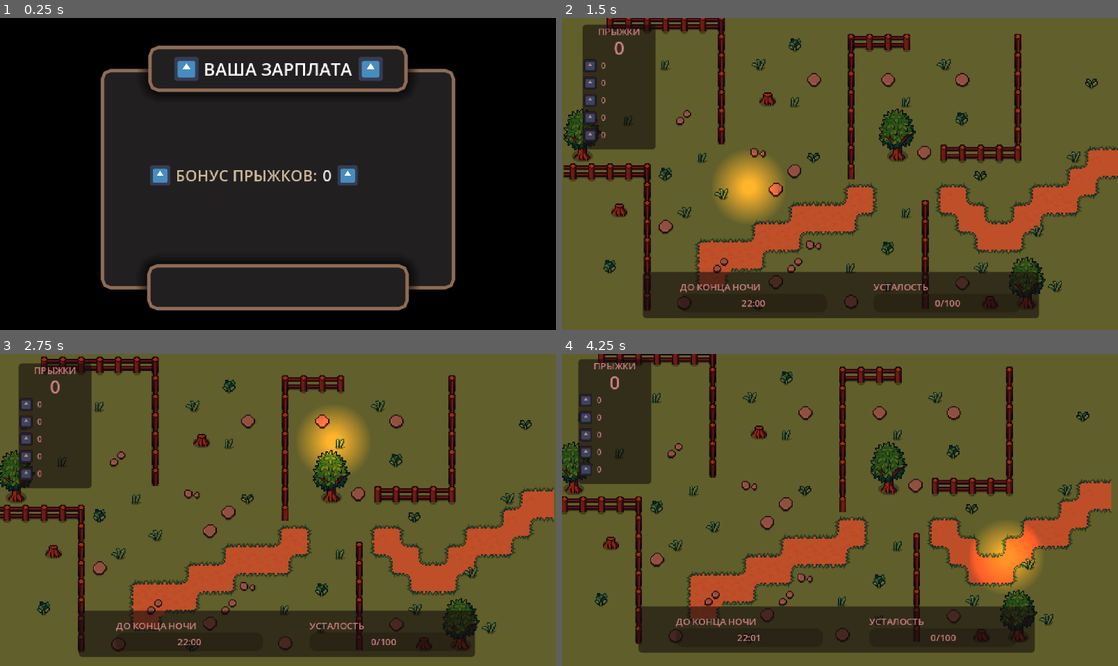
Above: before the commit, frames 1-4 (two rows, left to right).
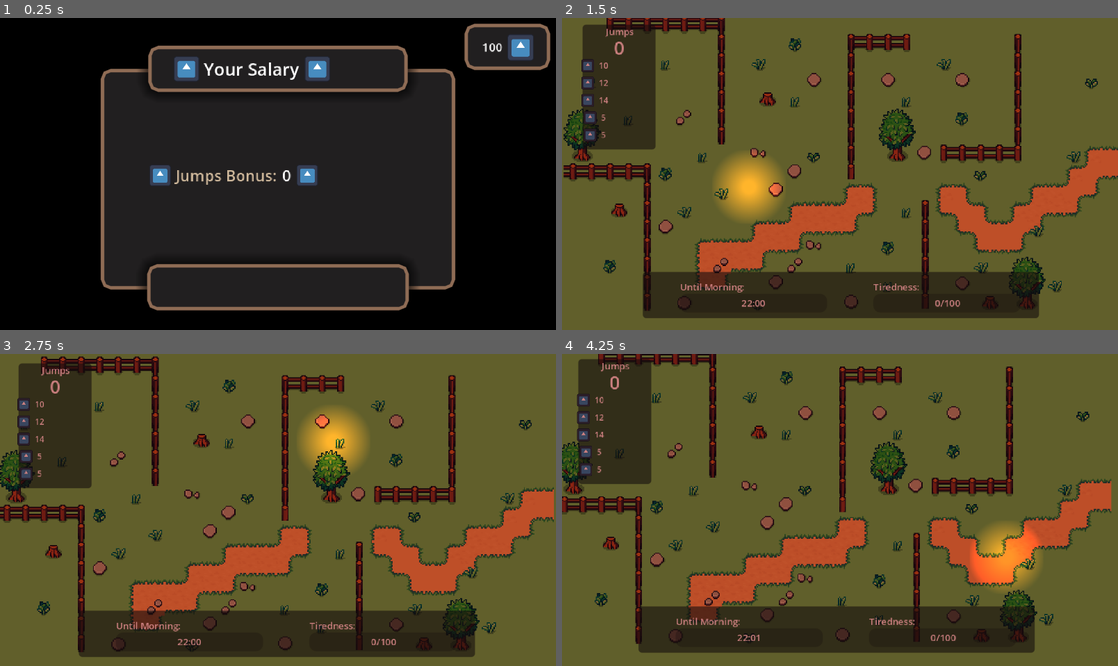
Above: after the commit, the same moments.

Repository: kandlash/Count-The-Sheep
Game: Godot game, scene res://scenes/money_count.tscn
The game is run twice, just before and just after one commit, with the same random seed, the same clock (stepped at 60 frames per second) and the same inputs. This scene is started directly instead of the project's main scene. The engine's default icon, where the game draws it, is replaced by a stand-in: a white triangle on a blue panel in a dark square. Sound files missing from this copy of the repository are replaced by a short silence.
Inputs (mouse positions are in pixels of both pictures, inside the frame that each line leads up to):
- Up to frame 1 (0.25 s): no input
- Up to frame 2 (1.5 s): tap Enter (ui_accept) at 0.5, 0.6, 0.77, 1.07, 1.35 s; move the mouse to (962, 158) at 0.52 s; click (962, 158) at 0.67 s; move the mouse to (728, 189) at 1.27 s; click (728, 189) at 1.42 s
- Up to frame 3 (2.75 s): tap Enter (ui_accept) at 1.52, 1.82, 2.1 s; move the mouse to (333, 441) at 2.02 s; click (333, 441) at 2.17 s
- Up to frame 4 (4.25 s): move the mouse to (812, 572) at 2.77 s; tap Enter (ui_accept) at 2.85, 3.02, 3.32, 3.6, 3.77, 4.07 s; click (812, 572) at 2.92 s; move the mouse to (1006, 556) at 3.52 s; click (1006, 556) at 3.67 s

The runs differ from the first frame. In frame 1, 4.5% of the frame differs, in the area x 31-99%, y 1-54%; in frame 2, 0.7%; in frame 3, 0.7%; in frame 4, 0.7%.

Commit message:
translatiton

Diff:
--- /dev/null
+++ b/assets/translation/lang.csv
@@ -0,0 +1,15 @@
+id,en,ru
+key_play,Play,Играть
+key_settings,Settings,Настройки
+key_jump_bonus,Jumps Bonus:,Бонус прыжков:
+key_common_bonus,Common Bonus:,Бонус обычных:
+key_uncommon_bonus,Uncommon Bonus:,Бонус необычных:
+key_rare_bonus,Rare Bonus:,Бонус редких:
+key_epic_bonus,Epic Bonus:,Бонус эпических:
+key_legend_bonus,Legend Bonus:,Бонус легендарных:
+key_salary,Your Salary,Ваша зарплата
+key_result_salary,Result:,Итого:
+key_night_time_label,Until Morning:,До утра:
+key_tired_label,Tiredness:,Усталость:
+key_jumps_label,Jumps,Прыжки
+key_upgrade_owl_1,Owl I,Сова I
--- a/project.godot
+++ b/project.godot
@@ -34,6 +34,10 @@
 
 sheep=""
 
+[internationalization]
+
+locale/translations=PackedStringArray("res://assets/translation/lang.en.translation", "res://assets/translation/lang.ru.translation")
+
 [physics]
 
 3d/physics_engine="Jolt Physics"
--- a/scenes/money_count.tscn
+++ b/scenes/money_count.tscn
@@ -42,6 +42,9 @@
 [sub_resource type="LabelSettings" id="LabelSettings_46pkb"]
 font_size = 15
 
+[sub_resource type="LabelSettings" id="LabelSettings_0j7l4"]
+font_size = 10
+
 [node name="money_count" type="CanvasLayer" unique_id=966901064]
 script = ExtResource("1_iaony")
 
@@ -95,7 +98,7 @@
 
 [node name="Label" type="Label" parent="Control/Panel2/VBoxContainer/jump_container" unique_id=1088530075]
 layout_mode = 2
-text = "БОНУС ПРЫЖКОВ:"
+text = "key_jump_bonus"
 label_settings = SubResource("LabelSettings_vlaoy")
 
 [node name="jump_label" type="Label" parent="Control/Panel2/VBoxContainer/jump_container" unique_id=106245327]
@@ -118,7 +121,7 @@
 
 [node name="Label" type="Label" parent="Control/Panel2/VBoxContainer/comon_container" unique_id=528125909]
 layout_mode = 2
-text = "БОНУС ЗА ОБЫЧНЫХ:"
+text = "key_common_bonus"
 label_settings = SubResource("LabelSettings_vlaoy")
 
 [node name="common_label" type="Label" parent="Control/Panel2/VBoxContainer/comon_container" unique_id=2131423063]
@@ -141,7 +144,7 @@
 
 [node name="Label" type="Label" parent="Control/Panel2/VBoxContainer/uncomon_container" unique_id=1499821594]
 layout_mode = 2
-text = "БОНУС ЗА НЕОБЫЧНЫХ:"
+text = "key_uncommon_bonus"
 label_settings = SubResource("LabelSettings_vlaoy")
 
 [node name="uncomon_label" type="Label" parent="Control/Panel2/VBoxContainer/uncomon_container" unique_id=1412148004]
@@ -164,7 +167,7 @@
 
 [node name="Label" type="Label" parent="Control/Panel2/VBoxContainer/rare_container" unique_id=1966972663]
 layout_mode = 2
-text = "БОНУС ЗА РЕДКИХ:"
+text = "key_rare_bonus"
 label_settings = SubResource("LabelSettings_vlaoy")
 
 [node name="rare_label" type="Label" parent="Control/Panel2/VBoxContainer/rare_container" unique_id=1933172955]
@@ -187,7 +190,7 @@
 
 [node name="Label" type="Label" parent="Control/Panel2/VBoxContainer/epic_container" unique_id=857934552]
 layout_mode = 2
-text = "БОНУС ЗА ЭПИЧЕСКИХ:"
+text = "key_epic_bonus"
 label_settings = SubResource("LabelSettings_vlaoy")
 
 [node name="epic_label" type="Label" parent="Control/Panel2/VBoxContainer/epic_container" unique_id=1955926448]
@@ -210,7 +213,7 @@
 
 [node name="Label" type="Label" parent="Control/Panel2/VBoxContainer/legendary_container" unique_id=552953470]
 layout_mode = 2
-text = "БОНУС ЗА ЛЕГЕНДАРНЫХ:"
+text = "key_legend_bonus"
 label_settings = SubResource("LabelSettings_vlaoy")
 
 [node name="legendary_label" type="Label" parent="Control/Panel2/VBoxContainer/legendary_container" unique_id=1213265033]
@@ -253,7 +256,7 @@
 
 [node name="Label" type="Label" parent="Control/Panel2/Panel/result_container" unique_id=832334380]
 layout_mode = 2
-text = "ИТОГО:"
+text = "key_result_salary"
 label_settings = SubResource("LabelSettings_iaony")
 
 [node name="result_label" type="Label" parent="Control/Panel2/Panel/result_container" unique_id=1889030765]
@@ -302,10 +305,47 @@
 
 [node name="Label" type="Label" parent="Control/Panel3/HBoxContainer" unique_id=805258904]
 layout_mode = 2
-text = "ВАША ЗАРПЛАТА"
+text = "key_salary"
 label_settings = SubResource("LabelSettings_46pkb")
 
 [node name="TextureRect2" type="TextureRect" parent="Control/Panel3/HBoxContainer" unique_id=1012318002]
 layout_mode = 2
 texture = ExtResource("2_gq3fm")
 expand_mode = 2
+
+[node name="Panel4" type="Panel" parent="Control" unique_id=150797373]
+layout_mode = 1
+anchors_preset = 1
+anchor_left = 1.0
+anchor_right = 1.0
+offset_left = -79.0
+offset_top = 5.0
+offset_right = -5.0
+offset_bottom = 45.0
+grow_horizontal = 0
+theme = SubResource("Theme_46pkb")
+
+[node name="HBoxContainer" type="HBoxContainer" parent="Control/Panel4" unique_id=1782573571]
+layout_mode = 1
+anchors_preset = 8
+anchor_left = 0.5
+anchor_top = 0.5
+anchor_right = 0.5
+anchor_bottom = 0.5
+offset_left = -18.5
+offset_top = -11.5
+offset_right = 18.5
+offset_bottom = 11.5
+grow_horizontal = 2
+grow_vertical = 2
+alignment = 1
+
+[node name="money_label" type="Label" parent="Control/Panel4/HBoxContainer" unique_id=729605523]
+layout_mode = 2
+text = "555555"
+label_settings = SubResource("LabelSettings_0j7l4")
+
+[node name="TextureRect2" type="TextureRect" parent="Control/Panel4/HBoxContainer" unique_id=1872405234]
+layout_mode = 2
+texture = ExtResource("2_gq3fm")
+expand_mode = 2
--- a/scenes/world.tscn
+++ b/scenes/world.tscn
@@ -469,7 +469,7 @@
 offset_right = 70.0
 offset_bottom = -8.0
 grow_vertical = 2
-text = "ДО КОНЦА НОЧИ"
+text = "key_night_time_label"
 label_settings = SubResource("LabelSettings_e3hyu")
 
 [node name="time_label" type="Label" parent="Camera2D/UIHolder/Control/Panel/time_progressbar" unique_id=283793604]
@@ -508,7 +508,7 @@
 offset_right = 70.0
 offset_bottom = -8.0
 grow_vertical = 2
-text = "УСТАЛОСТЬ"
+text = "key_tired_label"
 label_settings = SubResource("LabelSettings_e3hyu")
 
 [node name="tired_label" type="Label" parent="Camera2D/UIHolder/Control/Panel/tired_progressbar" unique_id=88939041]
@@ -545,7 +545,7 @@
 offset_right = 20.0
 offset_bottom = 12.0
 grow_horizontal = 2
-text = "ПРЫЖКИ"
+text = "key_jumps_label"
 label_settings = SubResource("LabelSettings_q5onr")
 horizontal_alignment = 1
 vertical_alignment = 1
--- a/scripts/G.gd
+++ b/scripts/G.gd
@@ -4,7 +4,7 @@
 var jumps_count := 0
 
 var max_tired_points := 100
-var money := 1000000
+var money := 100
 
 var jump_power := 1.0
 var income_multiplier := 1.0
@@ -34,11 +34,11 @@
 }
 
 var rarity_counts := {
-	Rarity.COMMON: 0,
-	Rarity.UNCOMMON: 0,
-	Rarity.RARE: 0,
-	Rarity.EPIC: 0,
-	Rarity.LEGENDARY: 0
+	Rarity.COMMON: 10,
+	Rarity.UNCOMMON: 12,
+	Rarity.RARE: 14,
+	Rarity.EPIC: 5,
+	Rarity.LEGENDARY: 5
 }
 
 var sheep_chances := sheep_base_chances.duplicate()
--- a/scripts/money_count.gd
+++ b/scripts/money_count.gd
@@ -17,6 +17,9 @@
 @onready var legendary_label: Label = $Control/Panel2/VBoxContainer/legendary_container/legendary_label
 @onready var result_label: Label = $Control/Panel2/Panel/result_container/result_label
 
+@onready var money_label: Label = $Control/Panel4/HBoxContainer/money_label
+
+
 # 💰 награды
 var rewards := {
 	G.Rarity.COMMON: 1,
@@ -32,6 +35,7 @@
 
 func _ready():
 	_hide_all()
+	money_label.text = str(G.money)
 	await start_count()
 
 # --------------------------------------------------
@@ -95,7 +99,7 @@
 
 	await _show_result(total_money)
 
-	G.money += total_money
+	await _animate_money_gain(total_money)
 
 	# очистка (важно)
 	for k in G.rarity_counts.keys():
@@ -104,6 +108,36 @@
 # --------------------------------------------------
 # 🧮 LINE
 # --------------------------------------------------
+
+func _animate_money_gain(amount: int):
+	if amount <= 0:
+		return
+
+	var start_money = G.money
+	var end_money = G.money + amount
+
+	# 💥 небольшой "пинок" результата
+	var punch = create_tween()
+	punch.tween_property(result_label, "scale", Vector2(1.2, 1.2), 0.1)
+	punch.tween_property(result_label, "scale", Vector2.ONE, 0.15)
+
+	await punch.finished
+
+	# 💰 плавный апдейт денег
+	var duration := 0.8
+
+	var tween = create_tween()
+	tween.tween_method(
+		func(value):
+			money_label.text = str(int(value)),
+		start_money,
+		end_money,
+		duration
+	).set_trans(Tween.TRANS_CUBIC).set_ease(Tween.EASE_OUT)
+	await tween.finished
+
+	# фиксируем в G после анимации
+	G.money = end_money
 
 func _show_line(container: Control, label: Label, rarity: int) -> int:
 	var count = G.rarity_counts[rarity]
--- a/scripts/upgrades/upgrade_data.gd
+++ b/scripts/upgrades/upgrade_data.gd
@@ -3,7 +3,7 @@
 static func get_data():
 	return {
 		"owl_1": {
-			"name": "Сова I",
+			"name": "key_upgrade_owl_1",
 			"max_level": 3,
 			"cost": [10, 20, 40],
 			"parents": [],
--- a/scripts/world.gd
+++ b/scripts/world.gd
@@ -30,6 +30,7 @@
 var total_game_minutes := 0
 
 func _ready() -> void:
+	TranslationServer.set_locale("en")
 	G.world = self
 	total_game_minutes = (24 * 60 - START_TIME_MIN) + END_TIME_MIN
 
Not shown, added: assets/translation/lang.csv.import
Binary file added: assets/translation/lang.en.translation
Binary file added: assets/translation/lang.ru.translation
Not shown, changed: .DS_Store
Not shown, changed: assets/.DS_Store
Not shown, added: assets/translation/.~lock.lang.csv#
